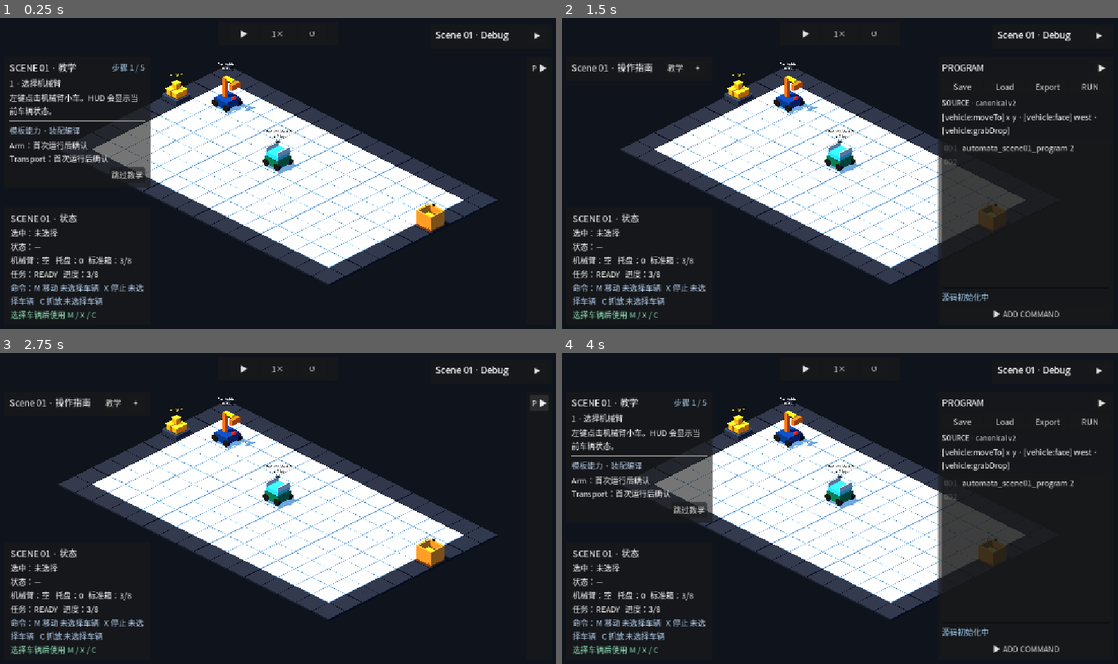
Above: before the commit, frames 1-4 (two rows, left to right).
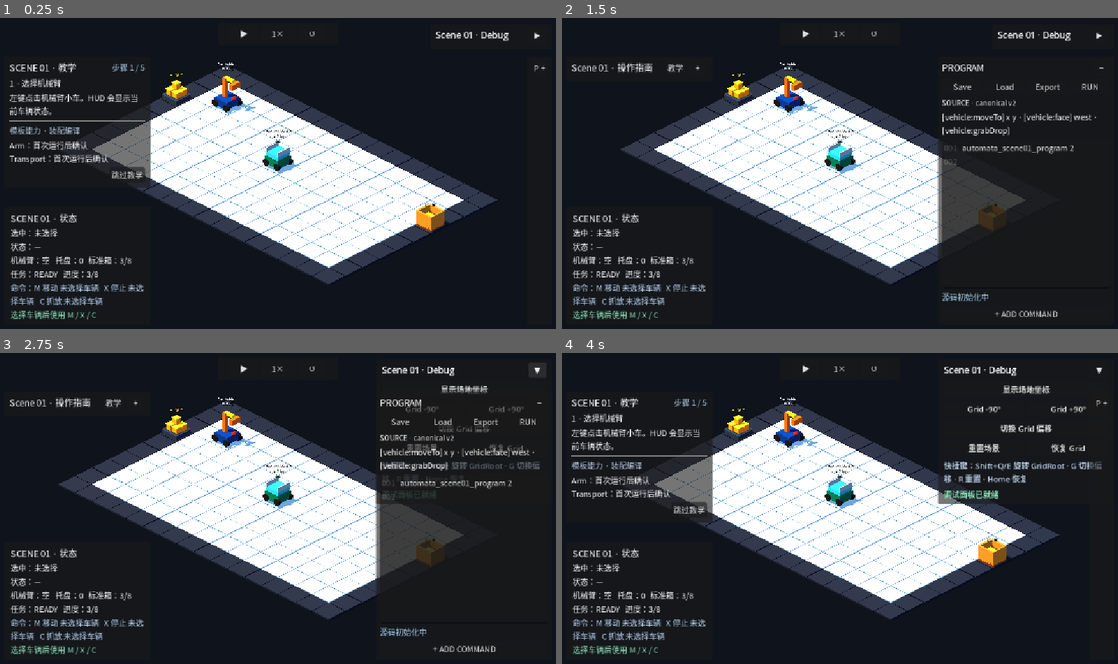
Above: after the commit, the same moments.

Repository: Ri0n72Y/automata
Game: Godot game, scene res://scenes/scene_01/scene_01_basic_packing.tscn
Two runs of this game, one before a commit and one after it. Both use one fixed random seed, a clock stepped at 60 frames per second and the inputs below.
Inputs:
- Up to frame 1 (0.25 s): no input
- Up to frame 2 (1.5 s): click "P ▶" (after the commit: "P +") at 0.5 s; click "跳过教学" at 1.25 s
- Up to frame 3 (2.75 s): click "▶" at 2 s
- Up to frame 4 (4 s): click "P ▶" (after the commit: "−") at 2.75 s; click "教学" at 3.5 s

The runs differ from the first frame. In frame 1, less than 0.1% of the frame differs, in the area x 95-99%, y 14-18%; in frame 2, 0.2%; in frame 3, 7.1%, in the area x 67-99%, y 4-97%; in frame 4, 6.9%.

Commit message:
feat(scene-01): add Face builder and release editor focus on world click

Diff:
--- a/scripts/scene_01/scene_01_program_ui.gd
+++ b/scripts/scene_01/scene_01_program_ui.gd
@@ -10,14 +10,16 @@
 @onready var _expanded_content: VBoxContainer = %ExpandedContent
 @onready var _collapse_button: Button = %WorkspaceCollapseButton
 @onready var _builder_toggle: Button = %BuilderToggleButton
-@onready var _builder_body: VBoxContainer = %BuilderBody
+@onready var _builder_scroll: ScrollContainer = %BuilderScroll
 @onready var _vehicle_option: OptionButton = %VehicleOption
 @onready var _target_x: SpinBox = %TargetX
 @onready var _target_y: SpinBox = %TargetY
+@onready var _facing_option: OptionButton = %FacingOption
 @onready var _repeat_count: SpinBox = %RepeatCount
 @onready var _repeat_target_option: OptionButton = %RepeatTargetOption
 @onready var _source_editor: CodeEdit = %SourceEditor
 @onready var _add_move_button: Button = %AddMoveButton
+@onready var _add_face_button: Button = %AddFaceButton
 @onready var _add_grab_button: Button = %AddGrabButton
 @onready var _add_repeat_button: Button = %AddRepeatButton
 @onready var _clear_button: Button = %ClearButton
@@ -33,6 +35,7 @@
 var _statement_lines: Array[int] = []
 var _editing_enabled := true
 var _suppress_source_signal := false
+
 func _ready() -> void:
 	_bind_ui()
 	_bind_runner()
@@ -40,10 +43,20 @@
 	set_command_builder_expanded(false)
 	set_workspace_collapsed(true)
 	call_deferred("_initialize_editor")
+
+func _input(event: InputEvent) -> void:
+	if event is InputEventMouseButton and event.pressed and event.button_index == MOUSE_BUTTON_LEFT:
+		if not _program_panel.get_global_rect().has_point(event.position):
+			get_viewport().gui_release_focus()
+
 func _initialize_editor() -> void:
 	_populate_vehicles()
+	_facing_option.clear()
+	for facing in SupportScript.FACING_NAMES:
+		_facing_option.add_item(String(facing).capitalize())
 	_set_source_text_internal(SupportScript.HEADER + "\n")
 	_parse_current_source(false)
+
 func get_program() -> Scene01Program:
 	return _program.duplicate_program() if _program != null else null
 func get_source_text() -> String:
@@ -51,27 +64,32 @@
 func set_source_text(source: String) -> void:
 	_set_source_text_internal(source)
 	_parse_current_source(true)
+
 func set_workspace_collapsed(collapsed: bool) -> void:
 	_title.visible = not collapsed
 	_expanded_content.visible = not collapsed
-	_collapse_button.text = "P ▶" if collapsed else "▶"
+	_collapse_button.text = "P +" if collapsed else "−"
 	_collapse_button.tooltip_text = "打开 PROGRAM" if collapsed else "折叠 PROGRAM"
 	_apply_workspace_layout()
 	if collapsed:
 		get_viewport().gui_release_focus()
+
 func set_command_builder_expanded(expanded: bool) -> void:
-	_builder_body.visible = expanded
-	_builder_toggle.text = "▼ ADD COMMAND" if expanded else "▶ ADD COMMAND"
+	_builder_scroll.visible = expanded
+	_builder_toggle.text = "− ADD COMMAND" if expanded else "+ ADD COMMAND"
+
 func _apply_workspace_layout() -> void:
 	var viewport_width := float(get_viewport().get_visible_rect().size.x)
 	var width := LayoutMetrics.program_rail_width(viewport_width) if _expanded_content.visible else LayoutMetrics.PROGRAM_COLLAPSED_WIDTH
 	_program_panel.offset_left = _program_panel.offset_right - width
+
 func _bind_ui() -> void:
 	_collapse_button.pressed.connect(func(): set_workspace_collapsed(_expanded_content.visible))
-	_builder_toggle.pressed.connect(func(): set_command_builder_expanded(not _builder_body.visible))
+	_builder_toggle.pressed.connect(func(): set_command_builder_expanded(not _builder_scroll.visible))
 	_vehicle_option.item_selected.connect(func(_index): _status_label.text = "新增命令车辆：%s" % String(_selected_vehicle_id()))
 	_source_editor.text_changed.connect(func(): _parse_current_source(true) if not _suppress_source_signal else null)
 	_add_move_button.pressed.connect(_on_add_move)
+	_add_face_button.pressed.connect(_on_add_face)
 	_add_grab_button.pressed.connect(_on_add_grab)
 	_add_repeat_button.pressed.connect(_on_add_repeat)
 	_clear_button.pressed.connect(_on_clear)
@@ -79,12 +97,14 @@
 	_load_button.pressed.connect(_on_load)
 	_export_button.pressed.connect(_on_export)
 	_run_button.pressed.connect(_on_run)
+
 func _bind_runner() -> void:
 	_runner.execution_started.connect(_on_execution_started)
 	_runner.statement_started.connect(_on_statement_started)
 	_runner.execution_completed.connect(_on_execution_completed)
 	_runner.execution_failed.connect(_on_execution_failed)
 	_runner.execution_reset.connect(_on_execution_reset)
+
 func _populate_vehicles() -> void:
 	_vehicle_option.clear()
 	for vehicle_node in _vehicle_manager.get_vehicles():
@@ -94,10 +114,13 @@
 			_vehicle_option.set_item_metadata(_vehicle_option.item_count - 1, vehicle.get_vehicle_id())
 	if _vehicle_option.item_count > 0:
 		_vehicle_option.select(0)
+
 func _selected_vehicle_id() -> StringName:
 	return &"" if _vehicle_option.item_count <= 0 else StringName(_vehicle_option.get_item_metadata(_vehicle_option.selected))
 func _on_add_move() -> void:
 	_append_source_line("[%s:moveTo] %d %d" % [String(_selected_vehicle_id()), int(_target_x.value), int(_target_y.value)])
+func _on_add_face() -> void:
+	_append_source_line("[%s:face] %s" % [String(_selected_vehicle_id()), String(SupportScript.FACING_NAMES[_facing_option.selected])])
 func _on_add_grab() -> void:
 	_append_source_line("[%s:grabDrop]" % String(_selected_vehicle_id()))
 func _on_add_repeat() -> void:
@@ -130,6 +153,7 @@
 		var snapshot := parsed.get("program") as Scene01Program
 		if snapshot != null:
 			_runner.start_program(snapshot)
+
 func _on_execution_started() -> void:
 	_set_editing_enabled(false)
 	_status_label.text = "全局程序运行中 · 编辑器已锁定"
@@ -150,6 +174,7 @@
 	_set_editing_enabled(true)
 	_parse_current_source(false)
 	_status_label.text = "程序已重置"
+
 func _append_source_line(line: String) -> void:
 	var source := _source_editor.text
 	if source.strip_edges().is_empty():
@@ -159,6 +184,7 @@
 	_set_source_text_internal(source + line + "\n")
 	_parse_current_source(false)
 	_status_label.text = "已添加：%s" % line
+
 func _set_source_text_internal(source: String) -> void:
 	_suppress_source_signal = true
 	_source_editor.text = source
@@ -166,6 +192,7 @@
 	var line_index := maxi(0, _source_editor.get_line_count() - 1)
 	_source_editor.set_caret_line(line_index)
 	_source_editor.set_caret_column(_source_editor.get_line(line_index).length())
+
 func _parse_current_source(show_status: bool) -> Dictionary:
 	var parsed := _support.parse(_source_editor.text)
 	var diagnostics: Array = parsed.get("diagnostics", [])
@@ -177,8 +204,10 @@
 	if show_status:
 		_status_label.text = _support.diagnostic_text(diagnostics[0]) if not diagnostics.is_empty() else "语法有效 · %d 条语句" % (_program.get_statement_count() if _program != null else 0)
 	return {"ok": _program != null, "program": _program, "diagnostics": diagnostics}
+
 func _source_line(statement_index: int) -> int:
 	return _statement_lines[statement_index] if statement_index >= 0 and statement_index < _statement_lines.size() else 0
+
 func _refresh_repeat_controls() -> void:
 	_repeat_target_option.clear()
 	for option in _support.repeat_options(_program):
@@ -187,13 +216,15 @@
 	var unavailable := not _editing_enabled or _repeat_target_option.item_count <= 0
 	_add_repeat_button.disabled = unavailable
 	_repeat_target_option.disabled = unavailable
+
 func _set_editing_enabled(enabled: bool) -> void:
 	_editing_enabled = enabled
 	_vehicle_option.disabled = not enabled
+	_facing_option.disabled = not enabled
 	_target_x.editable = enabled
 	_target_y.editable = enabled
 	_repeat_count.editable = enabled
 	_source_editor.editable = enabled
-	for button in [_add_move_button, _add_grab_button, _clear_button, _save_button, _load_button, _export_button, _run_button]:
+	for button in [_add_move_button, _add_face_button, _add_grab_button, _clear_button, _save_button, _load_button, _export_button, _run_button]:
 		button.disabled = not enabled
 	_refresh_repeat_controls()
